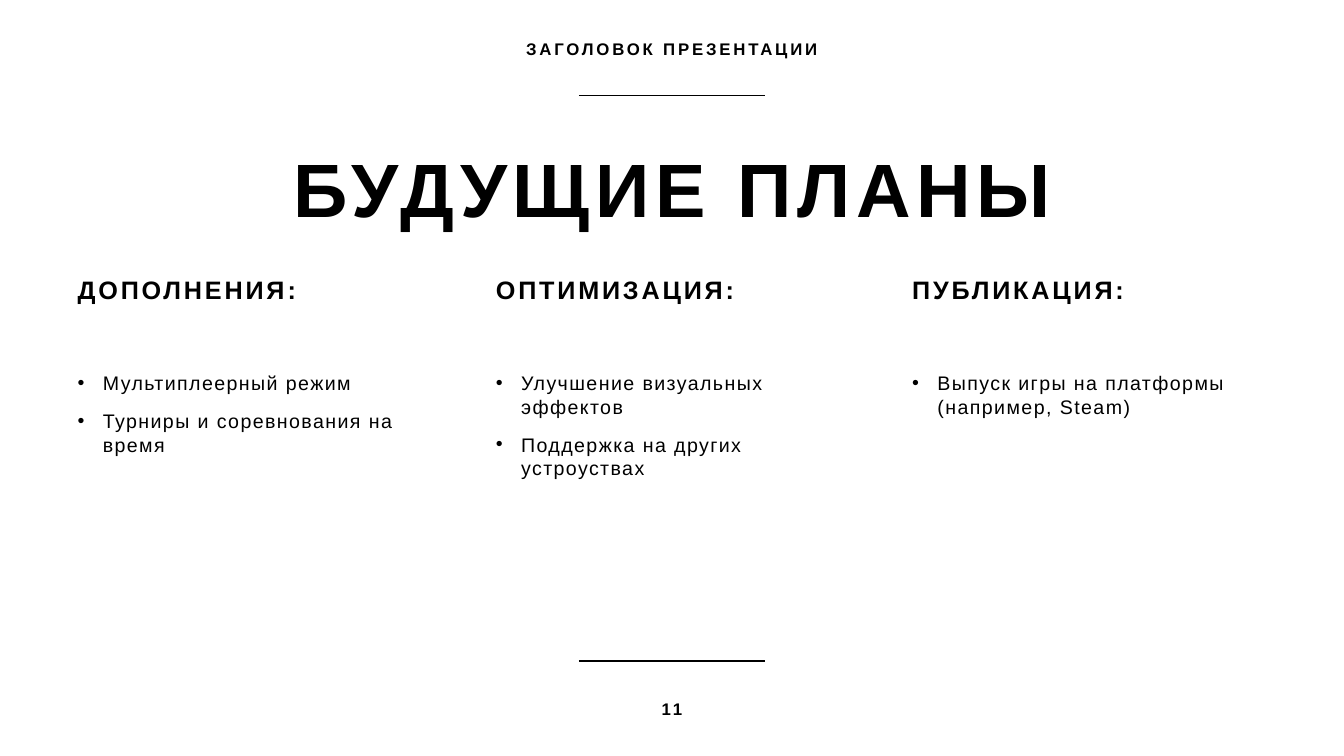
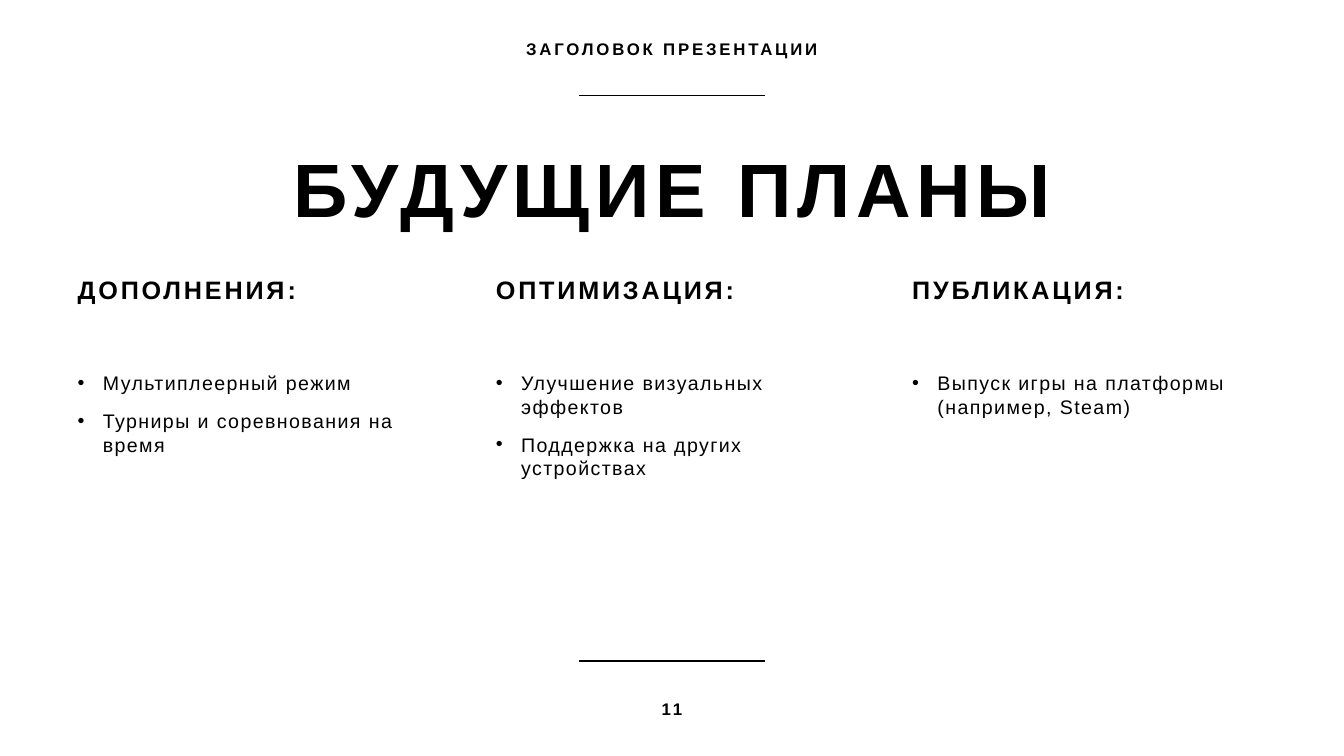
Before and after one commit to Gobzik/Cube-Cascade, a slide deck: slide 11 of other/Cube cascade.pptx. Drawn at 1344x756 pixels with LibreOffice and Linux fonts; fonts in the diff are those of the drawing; background and template pictures are left out. Boxes give left, top, right and bottom in pixels: in the first picture for what was removed or moved away, otherwise in the second. Text is boxed around its words. In the diff, an @@ line names an element or a change of style, - is before the commit and + after.

Commit message:
End 2

```diff
--- a/other/Cube cascade.pptx
+++ b/other/Cube cascade.pptx
@@ text at bbox=[521, 438, 741, 479]: text changed @@
-• Поддержка на других устроуствах
+• Поддержка на других устройствах
```
Also in this commit, not shown: 1 other slide changed.
